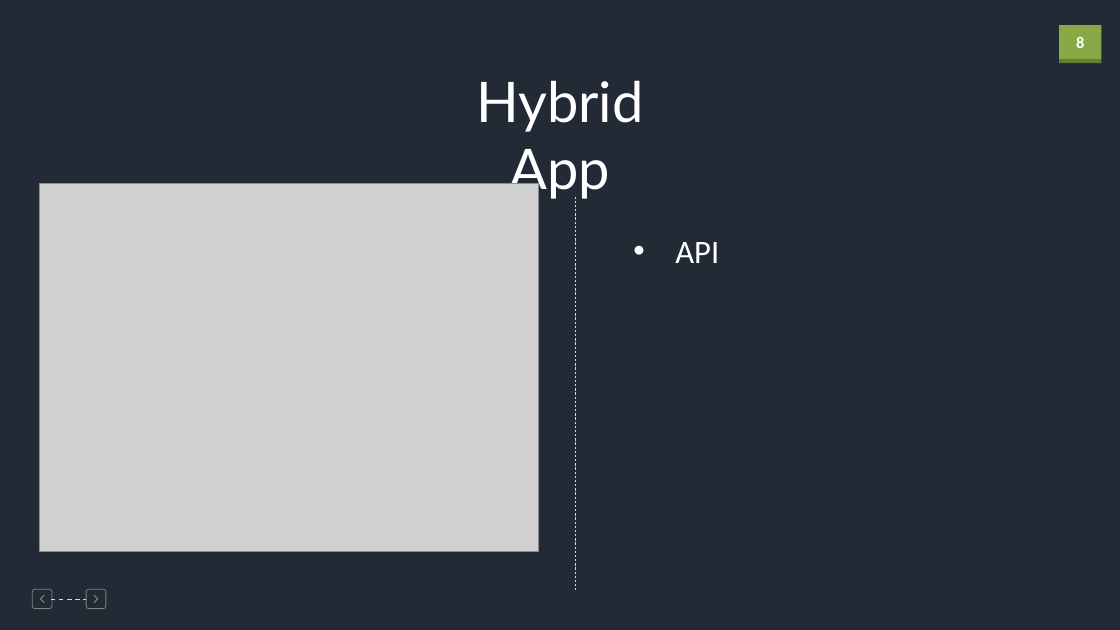
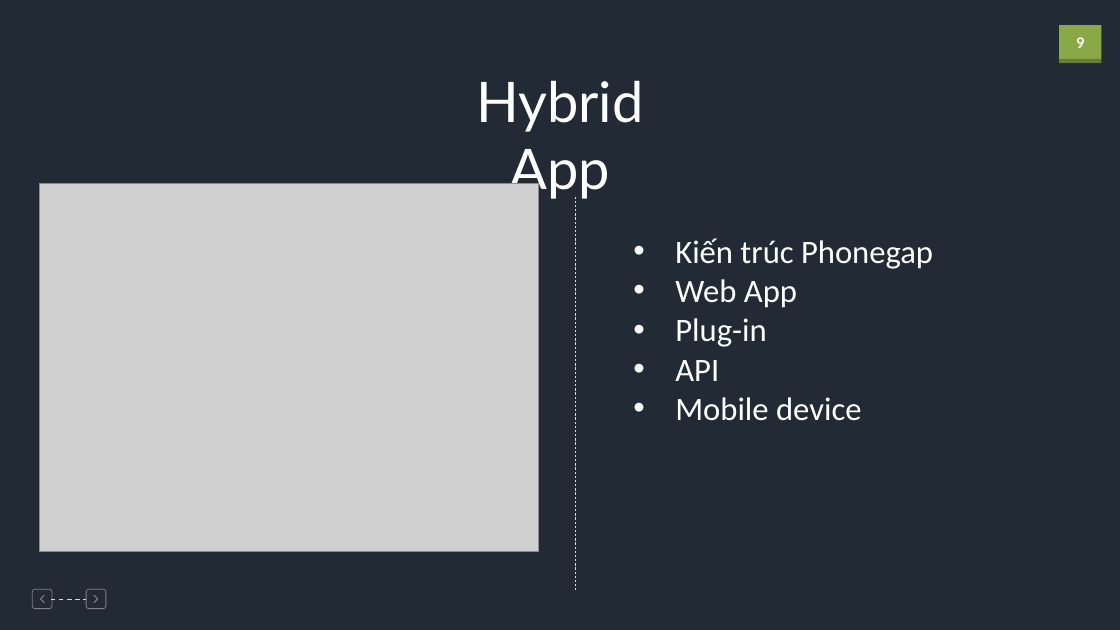
Before and after one commit to lequochuy930/Blablablah, a slide deck: slide 9 of Report_NativeAndHybridApp/Mobile.pptx (slide 8 before the commit). Drawn at 1120x630 pixels with LibreOffice and Linux fonts; fonts in the diff are those of the drawing; grey boxes stand for pictures. Boxes give left, top, right and bottom in pixels: in the first picture for what was removed or moved away, otherwise in the second. Text is boxed around its words. In the diff, an @@ line names an element or a change of style, - is before the commit and + after.

```diff
--- a/Report_NativeAndHybridApp/Mobile.pptx
+++ b/Report_NativeAndHybridApp/Mobile.pptx
@@ page number at [1076,37,1084,48]: text changed @@
-8
+9
@@ text at [675,238,933,347]: paragraphs added @@
+• Kiến trúc Phonegap
+• Web App
+• Plug-in
@@ text at [675,397,861,421]: paragraph added @@
+• Mobile device
```
Also in this commit, not shown: 3 other slides changed, 2 slides added, 1 slide removed.
